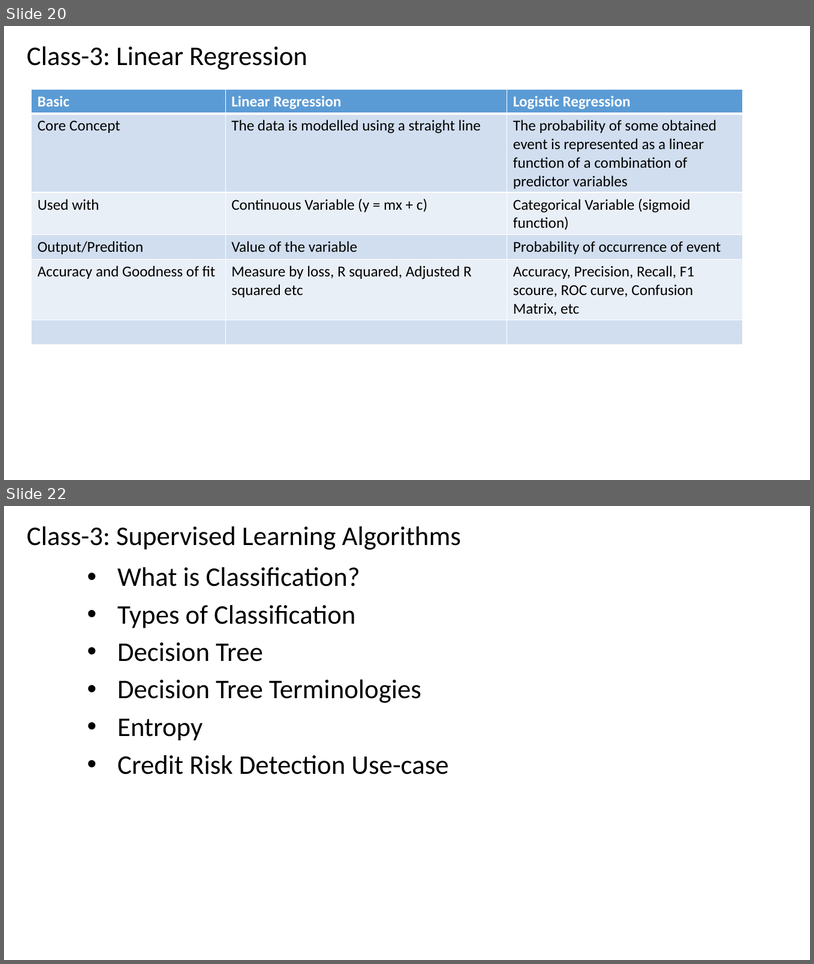
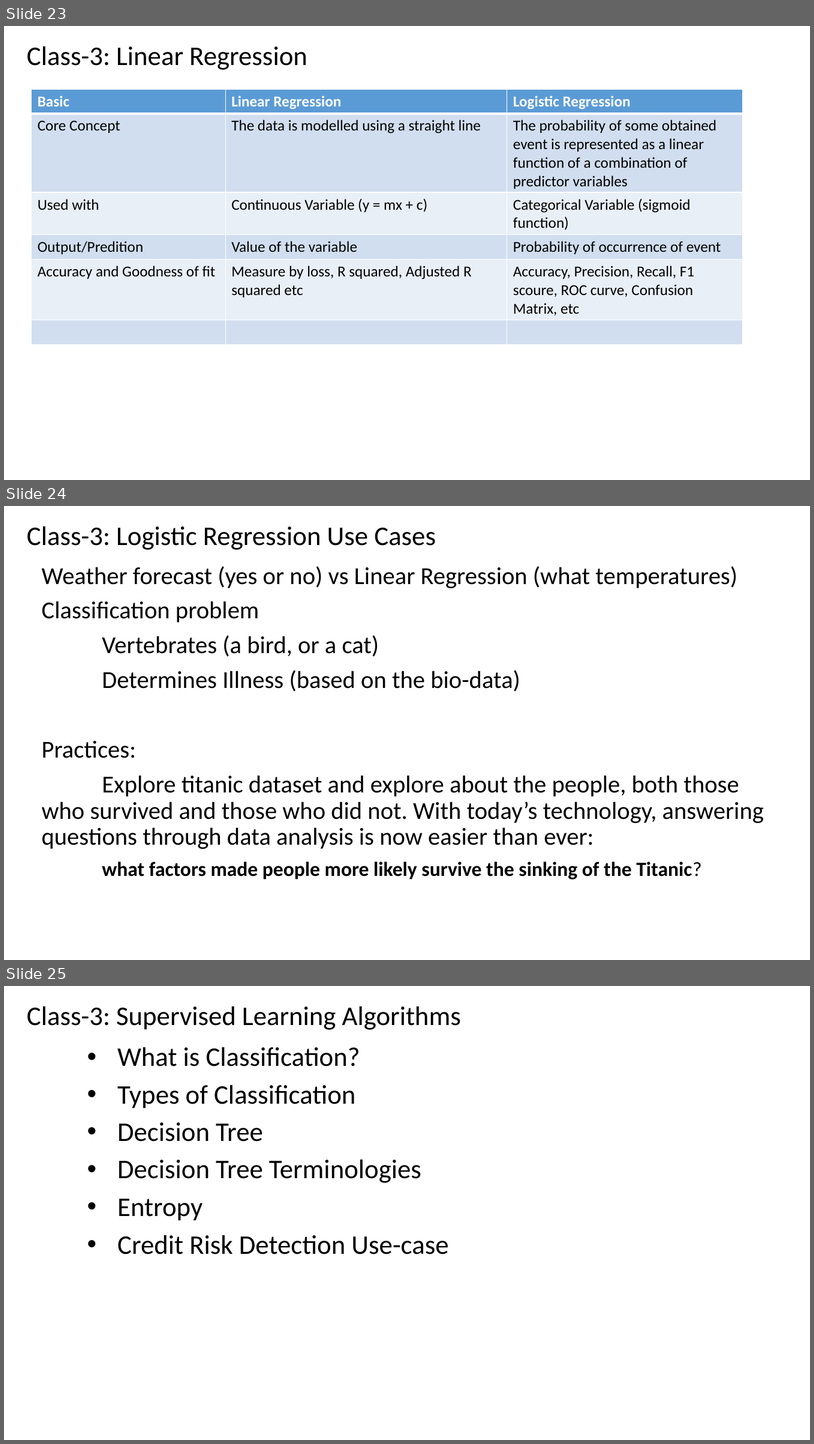
Before and after one commit to renshan2/accesspy, a slide deck: AI-ML-DL/Machine Learning.pptx. Shown one above the other, each under a label of ours: slides 20 and 22 before the commit, slides 23, 24 and 25 after it; the slides between them are not shown. The pictures are 814x964 and 814x1444 pixels, drawn with LibreOffice and Linux fonts; fonts in the diff are those of the drawing. Boxes give left, top, right and bottom in pixels: in the first picture for what was removed or moved away, otherwise in the second. Text is boxed around its words. In the diff, an @@ line names an element or a change of style, - is before the commit and + after.

```diff
--- a/AI-ML-DL/Machine Learning.pptx
+++ b/AI-ML-DL/Machine Learning.pptx
@@ slide 24 added at bbox=[4, 506, 810, 960], background #FFFFFF @@
@@ text added at bbox=[27, 526, 436, 550], 32 pt, text #000000 @@
+Class-3: Logistic Regression Use Cases
@@ subtitle added at bbox=[42, 566, 764, 879], 29 pt, text #000000 @@
+Weather forecast (yes or no) vs Linear Regression (what temperatures)
+Classification problem
+Vertebrates (a bird, or a cat)
+Determines Illness (based on the bio-data)
+Practices:
+Explore titanic dataset and explore about the people, both those who survived and those who did not. With today’s technology, answering questions through data analysis is now easier than ever:
+what factors made people more likely survive the sinking of the Titanic?
@@ what was slide 20 is now slide 23 @@
@@ what was slide 22 is now slide 25 @@
```
Also in this commit, not shown: 1 slide changed, 2 other slides added, 2 other files.
